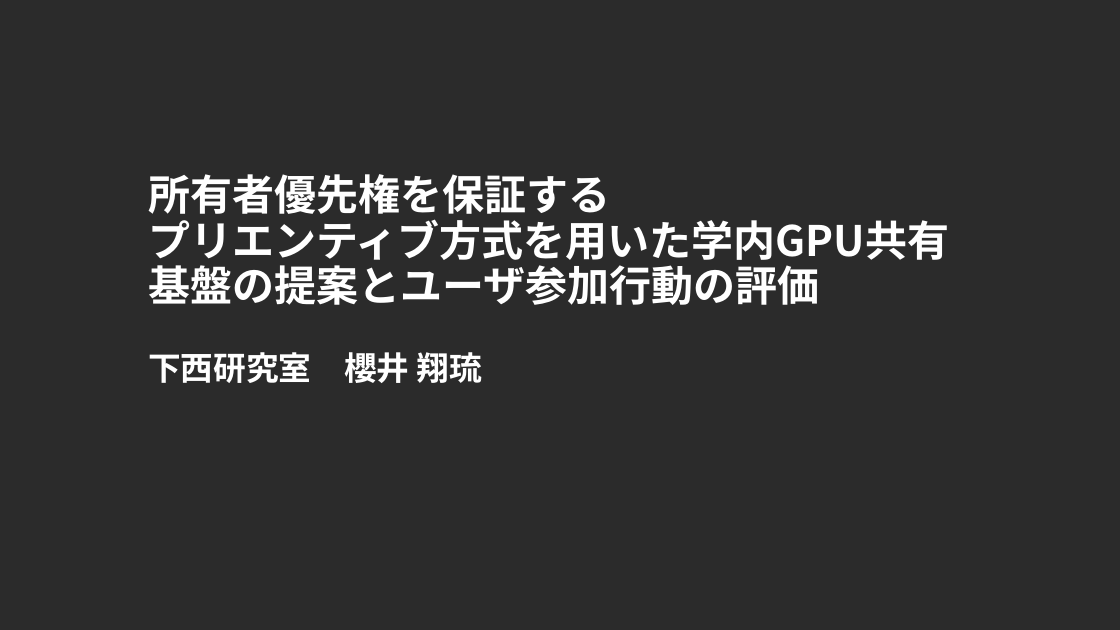
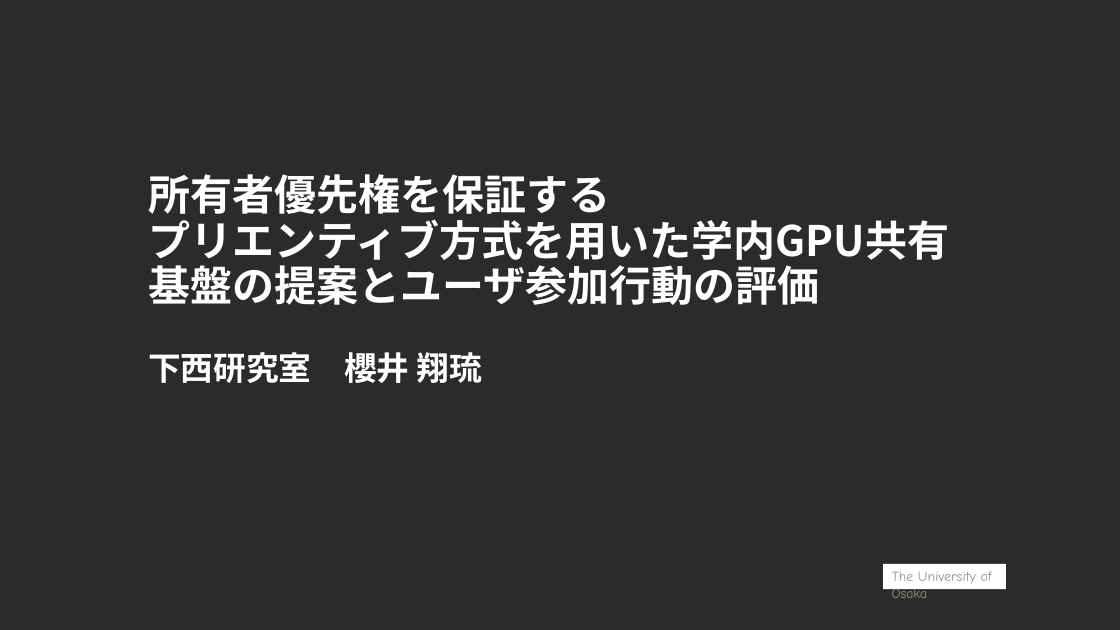
Before and after one commit to sakurai160121-code/simulation, a slide deck: slide 1 of 中間発表資料_櫻井.pptx. Drawn at 1120x630 pixels with LibreOffice and Linux fonts; fonts in the diff are those of the drawing; background and template pictures are left out; a plain dark background stands for a picture behind light text. Boxes give left, top, right and bottom in pixels: in the first picture for what was removed or moved away, otherwise in the second. Text is boxed around its words. In the diff, an @@ line names an element or a change of style, - is before the commit and + after.

```diff
--- a/中間発表資料_櫻井.pptx
+++ b/中間発表資料_櫻井.pptx
@@ rectangle added at (883, 564, 1006, 589), fill #FFFFFF, 12 pt, text #979085 @@
+The University of Osaka
```
Also in this commit, not shown: 3 other slides changed, 1 slide added, 2 slides removed, 19 other files.
